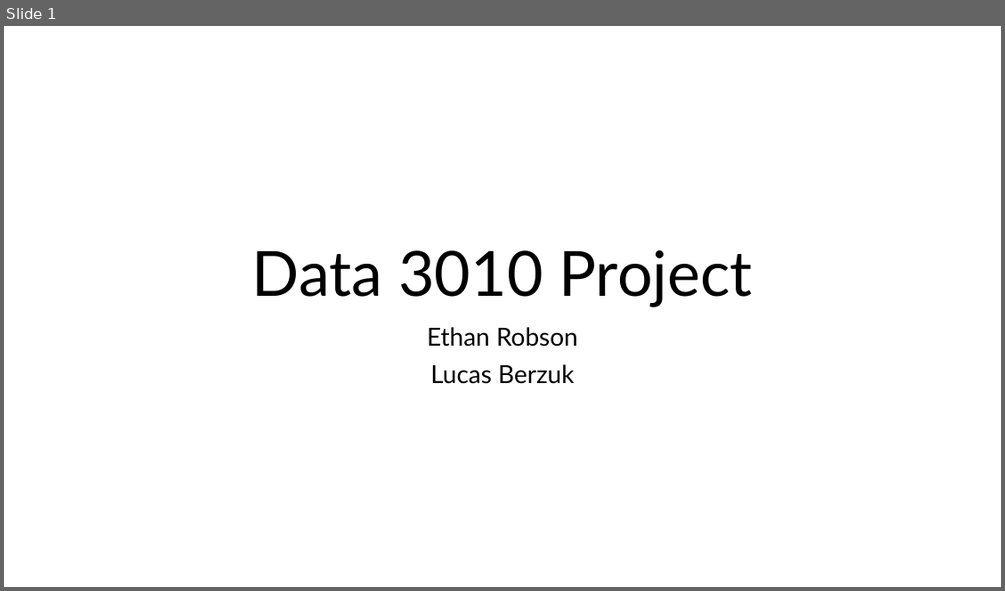
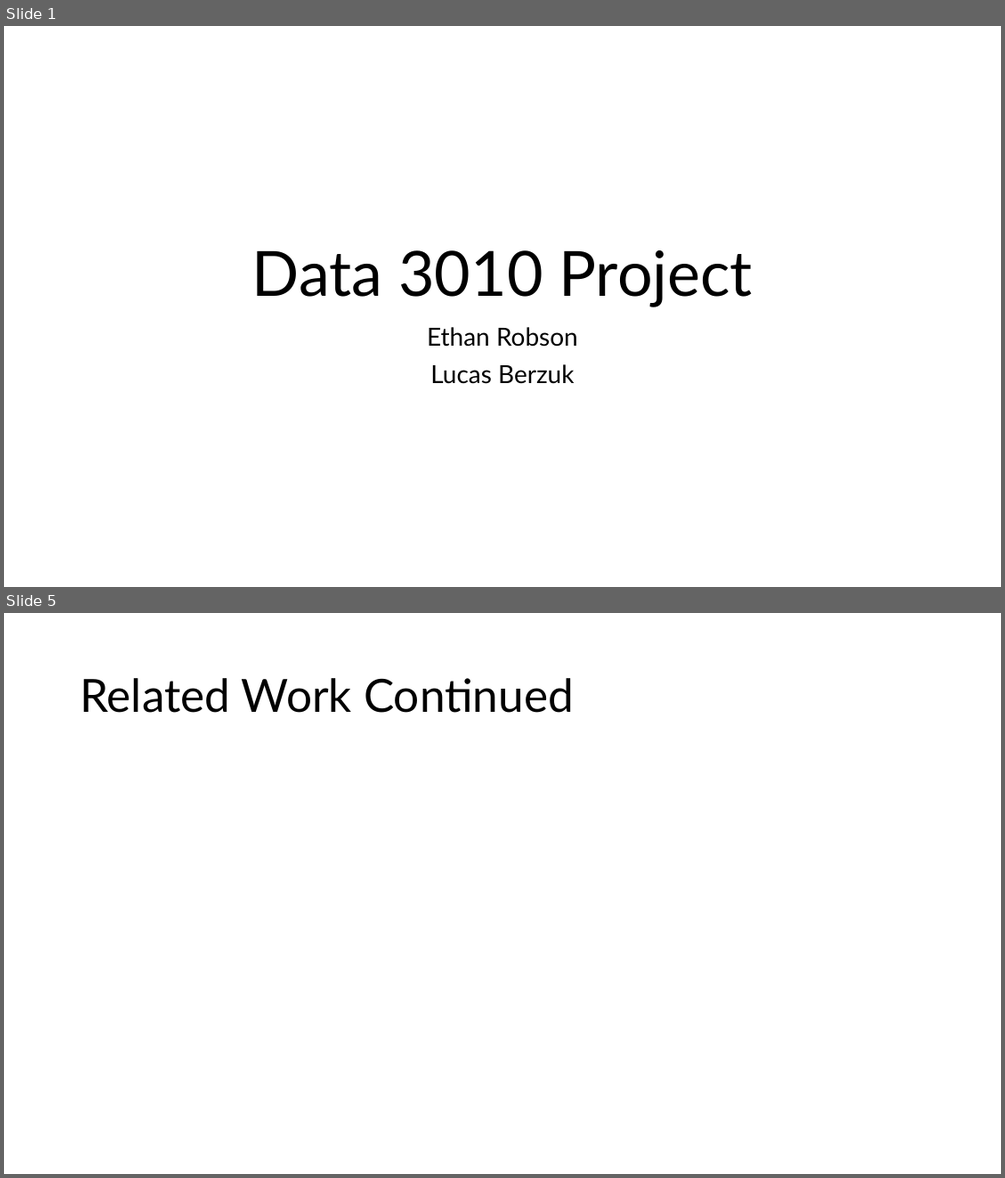
Before and after one commit to LucasBerzuk/DATA3010Project, a slide deck: Nov28_presentation.pptx. Shown one above the other, each under a label of ours: slide 1 before the commit, slides 1 and 5 after it; the slides between them are not shown. The pictures are 1005x591 and 1005x1178 pixels, drawn with LibreOffice and Linux fonts; fonts in the diff are those of the drawing. Boxes give left, top, right and bottom in pixels: in the first picture for what was removed or moved away, otherwise in the second. Text is boxed around its words. In the diff, an @@ line names an element or a change of style, - is before the commit and + after.

```diff
--- a/Nov28_presentation.pptx
+++ b/Nov28_presentation.pptx
@@ slide 5 added at (4,613,1001,1174), background #FFFFFF @@
@@ title added at (80,678,574,713), 44 pt, text #000000 @@
+Related Work Continued
```
Also in this commit, not shown: 6 other slides added, 3 other files.
